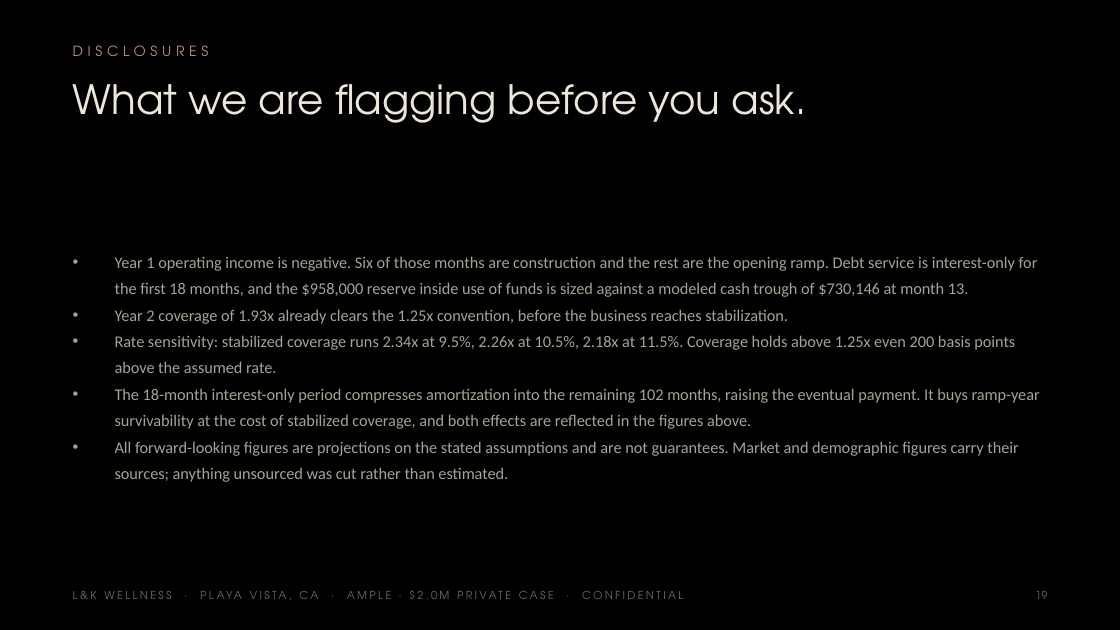
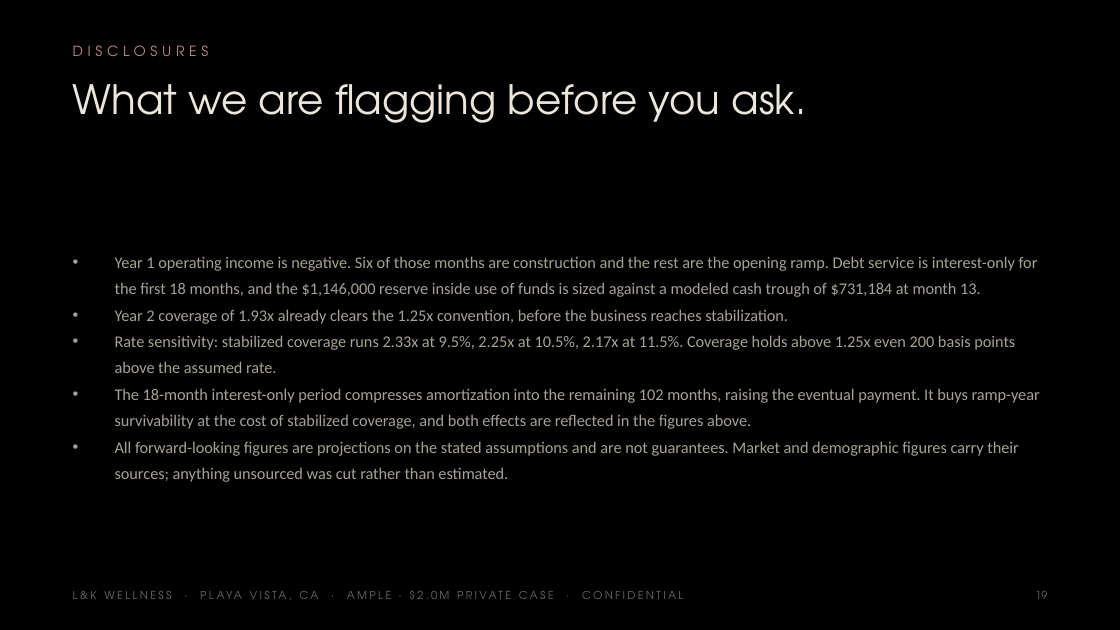
Before and after one commit to apexalpha811/2mil_ample, a slide deck: slide 19 of 2.0mil_ample.pptx. Drawn at 1120x630 pixels with LibreOffice and Linux fonts; fonts in the diff are those of the drawing. Boxes give left, top, right and bottom in pixels: in the first picture for what was removed or moved away, otherwise in the second. Text is boxed around its words. In the diff, an @@ line names an element or a change of style, - is before the commit and + after.

```diff
--- a/2.0mil_ample.pptx
+++ b/2.0mil_ample.pptx
@@ text at [115, 256, 1038, 297]: text changed @@
-• Year 1 operating income is negative. Six of those months are construction and the rest are the opening ramp. Debt service is interest-only for the first 18 months, and the $958,000 reserve inside use of funds is sized against a modeled cash trough of $730,146 at month 13.
+• Year 1 operating income is negative. Six of those months are construction and the rest are the opening ramp. Debt service is interest-only for the first 18 months, and the $1,146,000 reserve inside use of funds is sized against a modeled cash trough of $731,184 at month 13.
@@ text at [115, 335, 1015, 373]: text changed @@
-• Rate sensitivity: stabilized coverage runs 2.34x at 9.5%, 2.26x at 10.5%, 2.18x at 11.5%. Coverage holds above 1.25x even 200 basis points above the assumed rate.
+• Rate sensitivity: stabilized coverage runs 2.33x at 9.5%, 2.25x at 10.5%, 2.17x at 11.5%. Coverage holds above 1.25x even 200 basis points above the assumed rate.
```
Also in this commit, not shown: 8 other slides changed, 5 other files.
